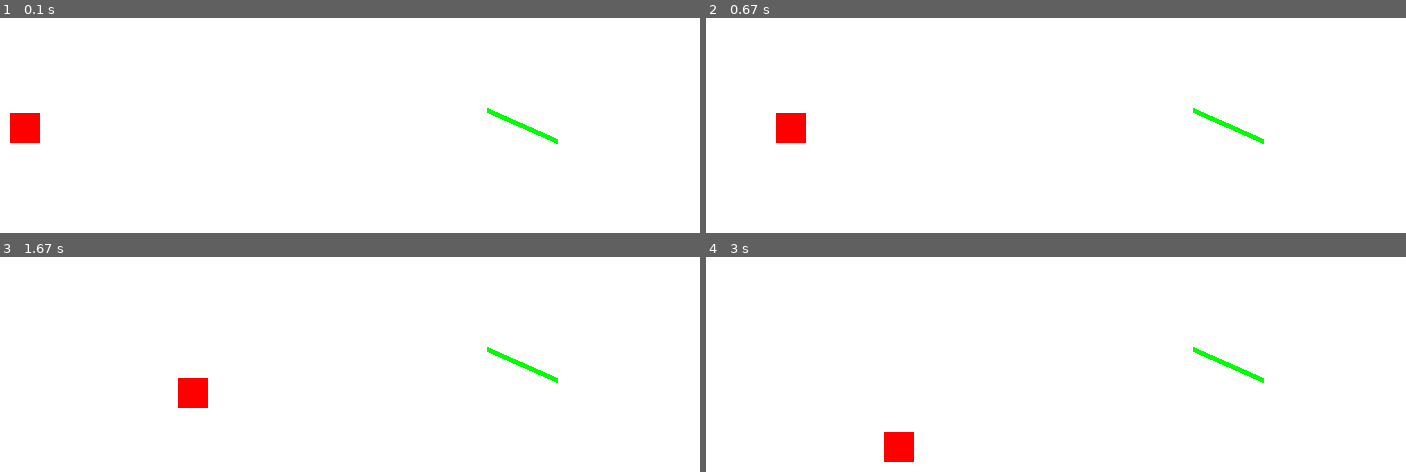
Above: before the commit, frames 1-4 (two rows, left to right).
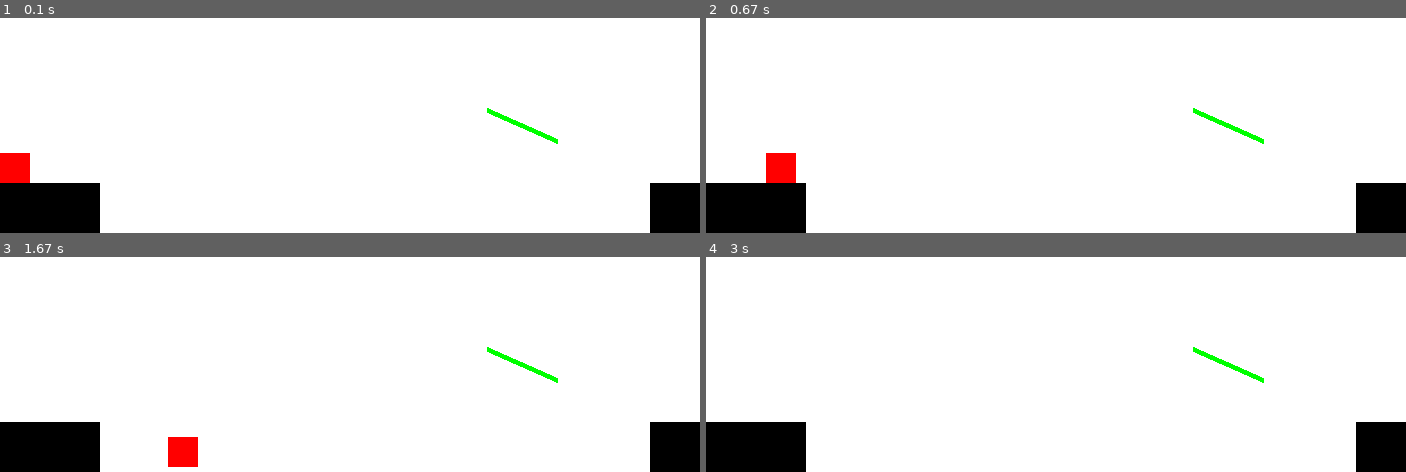
Above: after the commit, the same moments.

Repository: Vincent-lau/pygame_project
Game: pygame game, started from moving_man.py
Two runs of this game, one before a commit and one after it. Both use one fixed random seed, a clock stepped at 60 frames per second and the inputs below.
Inputs:
- Up to frame 1 (0.1 s): no input
- Up to frame 2 (0.67 s): hold Right from 0.33 s (still down)
- Up to frame 3 (1.67 s): release Right at 0.8 s; hold Up 0.83-1.13 s; hold Right 1.17-1.63 s
- Up to frame 4 (3 s): no input

The runs differ from the first frame. In frame 1, 6.2% of the frame differs, in the area x 0-100%, y 44-100%; in frame 2, 6.2%; in frame 3, 6.2%; in frame 4, 5.6%.

Commit message:
correct jump

Diff:
--- a/moving_man.py
+++ b/moving_man.py
@@ -19,34 +19,33 @@
 RED = (255, 0, 0)
 BLUE=(0,0,255)
 
-size = (700, 500)
-screen = pg.display.set_mode(size)
+screenSize = (700, 500)
+screen = pg.display.set_mode(screenSize)
 
 
 
 pg.init()
 
-# level = pg.Surface((700,500)).convert()
-# level_rect = level.get_rect()
 
 
 class Block(pg.sprite.Sprite):
-    def __init__(self,color,width,height,position):
-        self.image=pg.Surface([width,height])
-        self.image(color)
+    def __init__(self,color,size,position):
+        super().__init__()
+        self.image=pg.Surface(size)
+        self.image.fill(color)
         self.rect=self.image.get_rect(topleft=position)
 
 
 
 
 class Player(pg.sprite.Sprite):
-    def __init__(self,color,width,height):
+    def __init__(self,color,size):
         super().__init__()
-        self.image=pg.Surface([width,height])
+        self.image=pg.Surface(size)
         self.image.fill(color)
         self.rect=self.image.get_rect()
-        self.rect.x=10
-        self.rect.y=380
+        self.rect.x=0
+        self.rect.y=450-size[1]
         self.jumpPower=9
 
         self.grav = 0.4
@@ -59,8 +58,9 @@
         return self.rect
 
     def enter_jump(self):
-        self.state=1
-        self.y_vel=-self.jumpPower
+        if(self.state!=1):
+            self.state=1
+            self.y_vel=-self.jumpPower
 
 
 
@@ -76,18 +76,16 @@
             self.rect.move_ip(3,0)
 
 
-    def platform(self):
-        if(0<self.rect.x<211 and self.rect.y>380):
-            self.rect.y=380
-        if(344<self.rect.x<494 and self.rect.y>381):
-            self.oriY=self.rect.y=381-30
-        if(559<self.rect.x<697-30 and (408-30-20>self.rect.y or self.rect.y>408-30)):
-            self.oriY=self.rect.y=408-30
+    def collision_below(self):
+        if(pg.sprite.spritecollideany(player,grounds)):
+            self.rect.y -=1    #this is not very good way of moving back one step
+            self.state=0
+            self.y_vel=0
 
 
 
     def physics_update(self):
-        if(self.rect.y+50>size[1]):
+        if(self.rect.y>screenSize[1]):
             self.y_vel=0
 
 
@@ -105,17 +103,24 @@
 
 
     def update(self):
+        self.physics_update()
+        self.collision_below()
         self.rect.move_ip(self.x_vel,self.y_vel)
-        self.physics_update()
 
 
 
 
 
 
-player=Player(RED,30,30)
 all_sprites_list=pg.sprite.Group()
+
+player=Player(RED,(30,30))
+grounds=pg.sprite.Group()
+grounds.add(Block(BLACK,(100,50),(0,450)),Block(BLACK,(50,50),(650,450)))
+
 all_sprites_list.add(player)
+all_sprites_list.add(Block(BLACK,(100,50),(0,450)),Block(BLACK,(50,50),(650,450)))
+
 
 font = pg.font.SysFont('Calibri', 25, True, False)
 # Used to manage how fast the screen updates
@@ -143,14 +148,7 @@
 
     all_sprites_list.update()
     all_sprites_list.draw(screen)
-    bridge=False
-    if(340>player.rect.x>270 and player.rect.y>350):
-        bridge=True
-        pg.draw.line(screen, GREEN, [210,409], [347, 381], 5)
-    # if(210<player.rect.x<340 and player.rect.y>=380 and not bridge):
-    #     player.fall()
-    # if(500<player.rect.x<550 and player.rect.y+30>380):
-    #     player.fall()
+
     pg.draw.line(screen, GREEN, [487,377], [557, 408], 5)
 
     # viewport.center=player.rect.center
